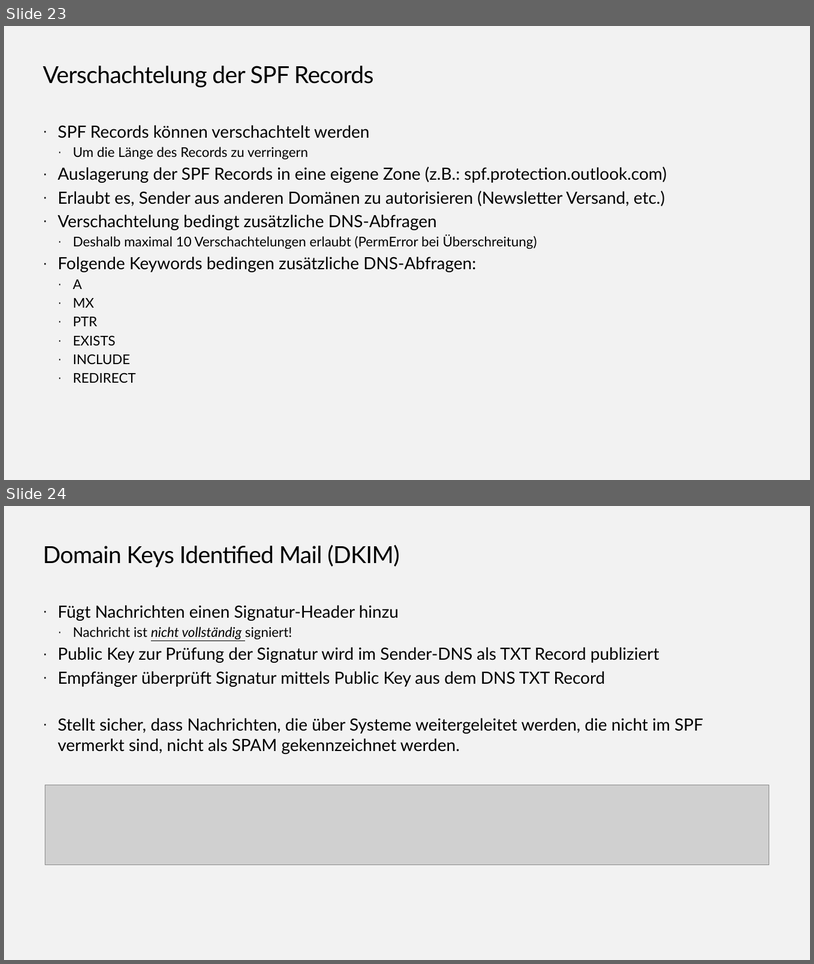
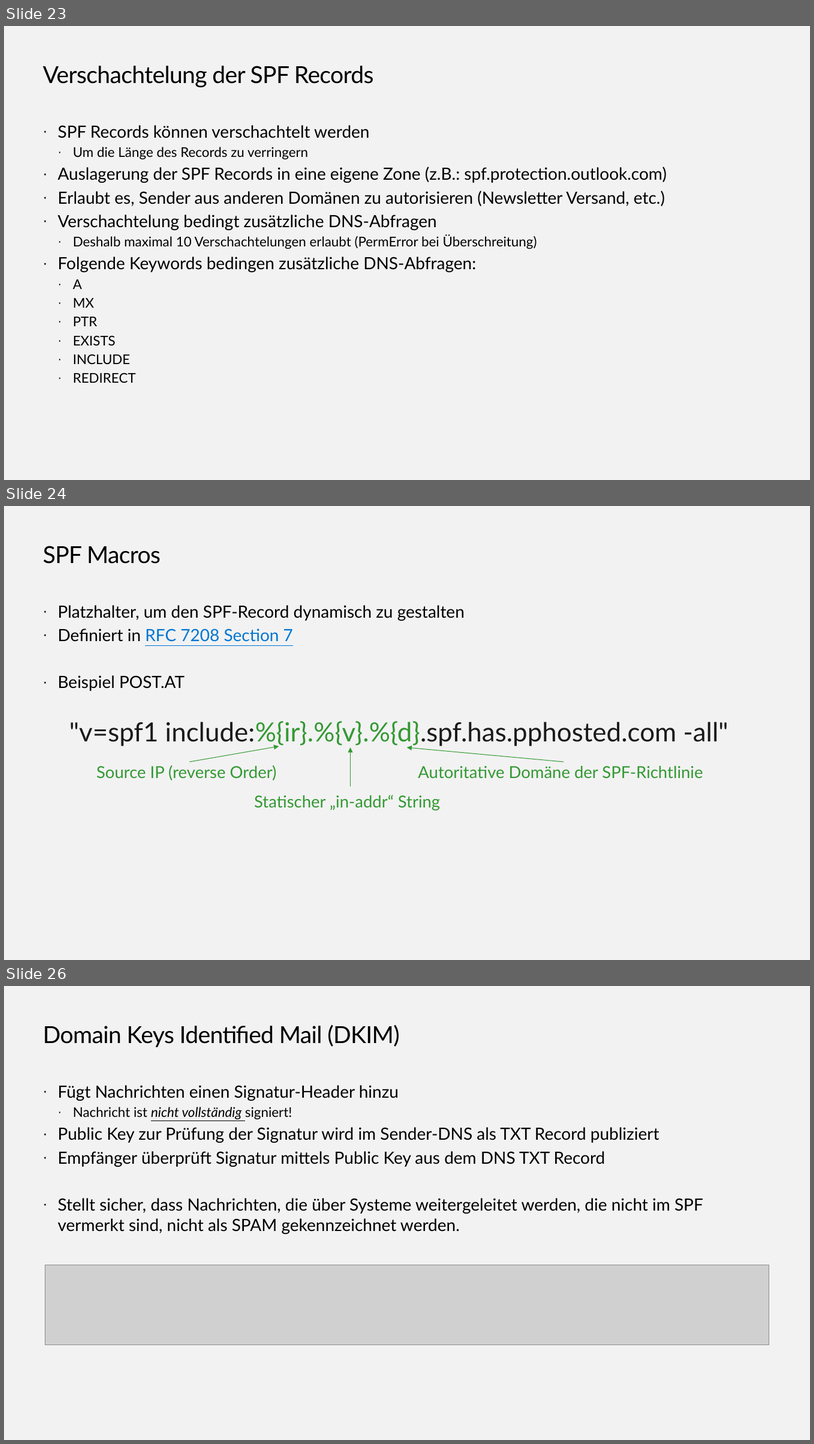
Before and after one commit to EnterpriseTrainingCenter/ExchangeServer, a slide deck: SMEXOP/SMEXOP_V1.0.pptx. Shown one above the other, each under a label of ours: slides 23 and 24 before the commit, slides 23, 24 and 26 after it; the slides between them are not shown. The pictures are 814x964 and 814x1444 pixels, drawn with LibreOffice and Linux fonts; fonts in the diff are those of the drawing; grey boxes stand for pictures; background and template pictures are left out. Boxes give left, top, right and bottom in pixels: in the first picture for what was removed or moved away, otherwise in the second. Text is boxed around its words. In the diff, an @@ line names an element or a change of style, - is before the commit and + after.

Commit message:
SPF Macros and BIMI

```diff
--- a/SMEXOP/SMEXOP_V1.0.pptx
+++ b/SMEXOP/SMEXOP_V1.0.pptx
@@ slide 24 added at [4, 506, 810, 960], background #F2F2F2 @@
@@ title added at [43, 546, 161, 564], 28.6 pt, text #000000 @@
+SPF Macros
@@ text added at [58, 605, 465, 691], 20.4 pt, text #000000 @@
+· Platzhalter, um den SPF-Record dynamisch zu gestalten
+· Definiert in RFC 7208 Section 7
+· Beispiel POST.AT
@@ group added at [69, 721, 729, 810]: 4 texts, 3 arrows @@
+"v=spf1 include:%{ir}.%{v}.%{d}.spf.has.pphosted.com -all"
+Source IP (reverse Order)
+Statischer „in-addr“ String
+Autoritative Domäne der SPF-Richtlinie
@@ what was slide 24 is now slide 26 @@
```
Also in this commit, not shown: 2 other slides added.
